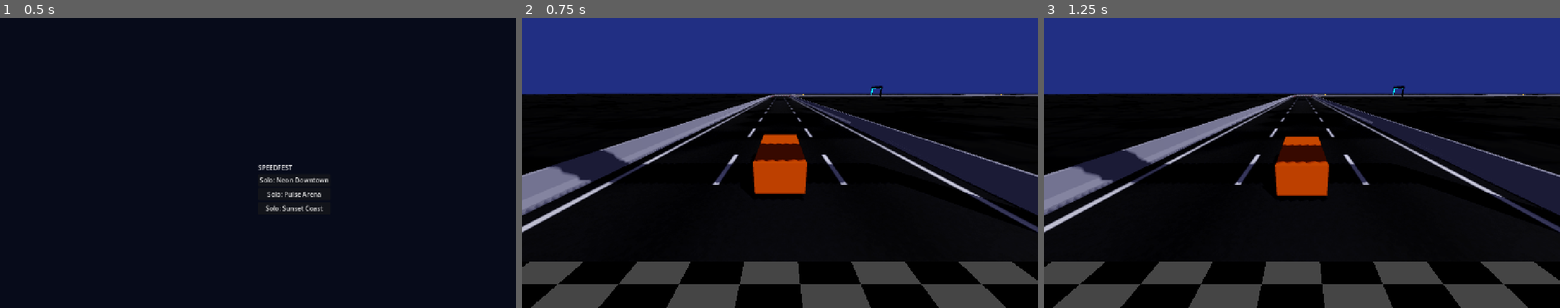
Above: before the commit, frames 1-3 (left to right).
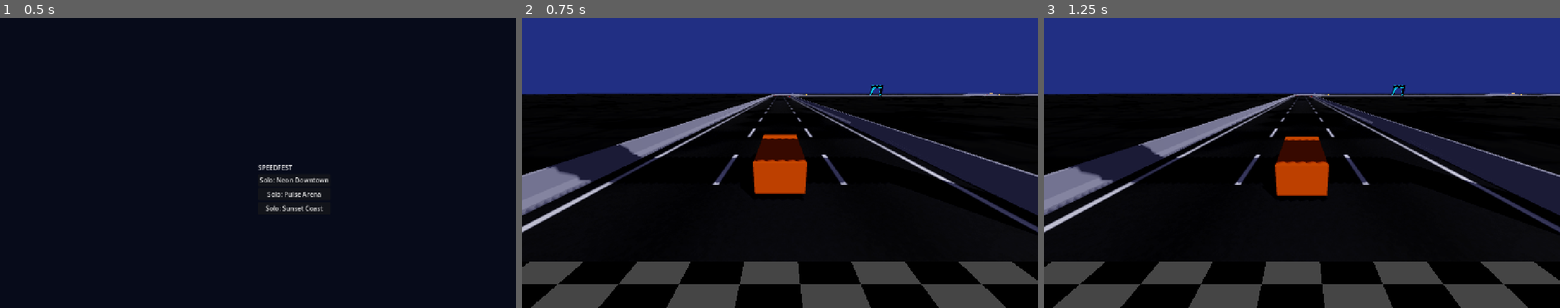
Above: after the commit, the same moments.

Repository: khanhonthetrack/speedfest
Game: Godot game, scene res://ui/main_menu.tscn
Two runs of this game, one before a commit and one after it. Both use one fixed random seed, a clock stepped at 60 frames per second and the inputs below.
Inputs:
- Up to frame 1 (0.5 s): no input
- Up to frame 2 (0.75 s): click "Solo: Neon Downtown" at 0.5 s
- Up to frame 3 (1.25 s): no input

Frame 1 is identical in both runs. In frame 2, 0.8% of the frame differs, in the area x 4-100%, y 23-62%; in frame 3, 0.8%.

Commit message:
tracks: lift banked turns so the low edge stays above ground, bolder neon gates, arena road panels
Co-Authored-By: Claude Opus 5.5 <noreply@anthropic.com>
Claude-Session: https://claude.ai/code/session_01XWgKiHbRtgKdaQBXSuzZm7

Diff:
--- a/game/shaders/road.gdshader
+++ b/game/shaders/road.gdshader
@@ -11,6 +11,7 @@
 uniform int center_mode = 1;      // 0 none, 1 dashed white lanes, 2 double yellow
 uniform int lane_count = 3;
 uniform float wetness : hint_range(0.0, 1.0) = 0.0;
+uniform float tech_panels = 0.0;   // arena: panel seams and a glowing center guide
 
 varying vec2 v_world;
 
@@ -90,6 +91,16 @@
 	rough = mix(rough, 0.5, paint_a);
 	rough = mix(rough, 0.45, curb_zone);
 
+	// arena tech panels: seams every 6 m across and at lane thirds, faint glowing center dashes
+	vec3 tech_glow = vec3(0.0);
+	if (tech_panels > 0.5) {
+		float seam = band(fract(d / 6.0), 0.0, 0.012, aay / 6.0) + band(ax, hw * 0.33 - 0.03, hw * 0.33 + 0.03, aa);
+		col *= 1.0 - 0.45 * clamp(seam, 0.0, 1.0) * (1.0 - curb_zone);
+		float cdash = band(ax, 0.0, 0.1, aa) * band(fract(d / 12.0), 0.0, 0.3, aay / 12.0);
+		tech_glow = edge_color.rgb * cdash * 0.8;
+		col += tech_glow * 0.2;
+	}
+
 	// wet: darker, glossy, puddles
 	float puddle = smoothstep(0.55, 0.72, vnoise(v_world * 0.09) * 0.7 + vnoise(v_world * 0.31) * 0.3);
 	float wet = wetness * (0.65 + 0.35 * puddle);
@@ -100,5 +111,5 @@
 	ROUGHNESS = rough;
 	METALLIC = 0.0;
 	SPECULAR = 0.5 + 0.3 * wet;
-	EMISSION = edge_color.rgb * edge * edge_emission * (1.0 - curb_zone);
+	EMISSION = edge_color.rgb * edge * edge_emission * (1.0 - curb_zone) + tech_glow * edge_emission * 0.5;
 }
--- a/game/tracks/track.gd
+++ b/game/tracks/track.gd
@@ -119,15 +119,23 @@
 	var frame := TrackBuilder.Acc.new()
 	var neon := TrackBuilder.Acc.new()
 	var banner := TrackBuilder.Acc.new()
-	var px := hw + TrackBuilder.WALL_GAP + 1.2
-	var top := 7.4
+	var px := hw + TrackBuilder.WALL_GAP + 1.5
+	var top := 7.6
+	var pw := 1.5
+	var bh := 2.2
 	for sx in [-1.0, 1.0]:
-		frame.box(Transform3D(Basis.IDENTITY, Vector3(sx * px, top * 0.5 - 0.4, 0)), Vector3(1.0, top + 0.8, 1.0))
-		neon.box(Transform3D(Basis.IDENTITY, Vector3(sx * (px - 0.52), top * 0.5 - 0.4, 0)), Vector3(0.08, top + 0.4, 0.5))
-	frame.box(Transform3D(Basis.IDENTITY, Vector3(0, top + 0.5, 0)), Vector3(px * 2.0 + 1.0, 1.6, 1.0))
-	neon.box(Transform3D(Basis.IDENTITY, Vector3(0, top - 0.32, 0)), Vector3(px * 2.0 - 1.0, 0.08, 0.5))
+		frame.box(Transform3D(Basis.IDENTITY, Vector3(sx * px, top * 0.5 - 0.6, 0)), Vector3(pw, top + 1.2, pw))
+		# neon on the inner face and on the front/back edges of each pillar
+		neon.box(Transform3D(Basis.IDENTITY, Vector3(sx * (px - pw * 0.5 - 0.02), top * 0.5 - 0.4, 0)), Vector3(0.06, top + 0.2, 0.35))
+		for sz in [-1.0, 1.0]:
+			neon.box(Transform3D(Basis.IDENTITY, Vector3(sx * (px - pw * 0.5 + 0.08), top * 0.5 - 0.4, sz * (pw * 0.5 + 0.02))), Vector3(0.14, top + 0.2, 0.06))
+	frame.box(Transform3D(Basis.IDENTITY, Vector3(0, top + bh * 0.5 - 0.2, 0)), Vector3(px * 2.0 + pw, bh, pw))
+	neon.box(Transform3D(Basis.IDENTITY, Vector3(0, top - 0.24, 0)), Vector3(px * 2.0 - pw, 0.06, 0.6))
+	for sz in [-1.0, 1.0]:
+		neon.box(Transform3D(Basis.IDENTITY, Vector3(0, top + bh - 0.32, sz * (pw * 0.5 + 0.02))), Vector3(px * 2.0 + pw - 0.2, 0.12, 0.06))
+		neon.box(Transform3D(Basis.IDENTITY, Vector3(0, top - 0.08, sz * (pw * 0.5 + 0.02))), Vector3(px * 2.0 + pw - 0.2, 0.12, 0.06))
 	if kind != "cp":
-		banner.box(Transform3D(Basis.IDENTITY, Vector3(0, top + 0.5, 0)), Vector3(px * 2.0 - 0.6, 1.3, 1.04), 1.0)
+		banner.box(Transform3D(Basis.IDENTITY, Vector3(0, top + bh * 0.5 - 0.2, 0)), Vector3(px * 2.0 - pw - 0.4, bh - 0.6, pw + 0.06), 1.0)
 	var mesh := ArrayMesh.new()
 	frame.commit(mesh, TrackBuilder.material("metal_dark"))
 	var neon_key := "neon_cyan" if kind == "cp" else "neon_magenta"
@@ -145,11 +153,11 @@
 		var lbl := Label3D.new()
 		lbl.text = "FINISH" if (kind == "finish" and not is_circuit) else ("START" if kind == "start" else "START  ·  FINISH")
 		lbl.font_size = 96
-		lbl.pixel_size = 0.012
+		lbl.pixel_size = 0.016
 		lbl.outline_size = 18
 		lbl.modulate = Color(1, 1, 1)
 		lbl.outline_modulate = Color(0.05, 0.0, 0.1)
-		lbl.position = Vector3(0, top + 0.5, 0.56)
+		lbl.position = Vector3(0, top + bh * 0.5 - 0.2, pw * 0.5 + 0.08)
 		root.add_child(lbl)
 	if not with_area:
 		return null
--- a/game/tracks/track_builder.gd
+++ b/game/tracks/track_builder.gd
@@ -125,11 +125,15 @@
 			var rel := start_p - center
 			rel.y = 0.0
 			var n := maxi(2, ceili(absf(ang) * r / STEP))
+			# Banking rolls the road about its centerline; lift the centerline so the low
+			# (inner) edge stays at the original height instead of sinking into the ground.
+			var lift_w := cur_w * 0.5 + 1.0
 			for i in range(1, n + 1):
 				var f := float(i) / n
 				var p := center + rel.rotated(Vector3.UP, -ang * f)
-				p.y = y0 + dy * smoothstep(0.0, 1.0, f)
-				emit.call(p, bank * _ease_bank(f))
+				var tilt := bank * _ease_bank(f)
+				p.y = y0 + dy * smoothstep(0.0, 1.0, f) + lift_w * sin(absf(tilt))
+				emit.call(p, tilt)
 			yaw -= ang
 		elif s.has("loop"):
 			var r: float = s["loop"]
@@ -560,6 +564,7 @@
 			s.set_shader_parameter("curb_a", Color(1.0, 0.1, 0.75))
 			s.set_shader_parameter("curb_b", Color(0.06, 0.06, 0.08))
 			s.set_shader_parameter("lane_count", 2)
+			s.set_shader_parameter("tech_panels", 1.0)
 		"guardrail":
 			s.set_shader_parameter("asphalt_color", Color(0.2, 0.19, 0.19))
 			s.set_shader_parameter("edge_color", Color(0.95, 0.95, 0.92))
